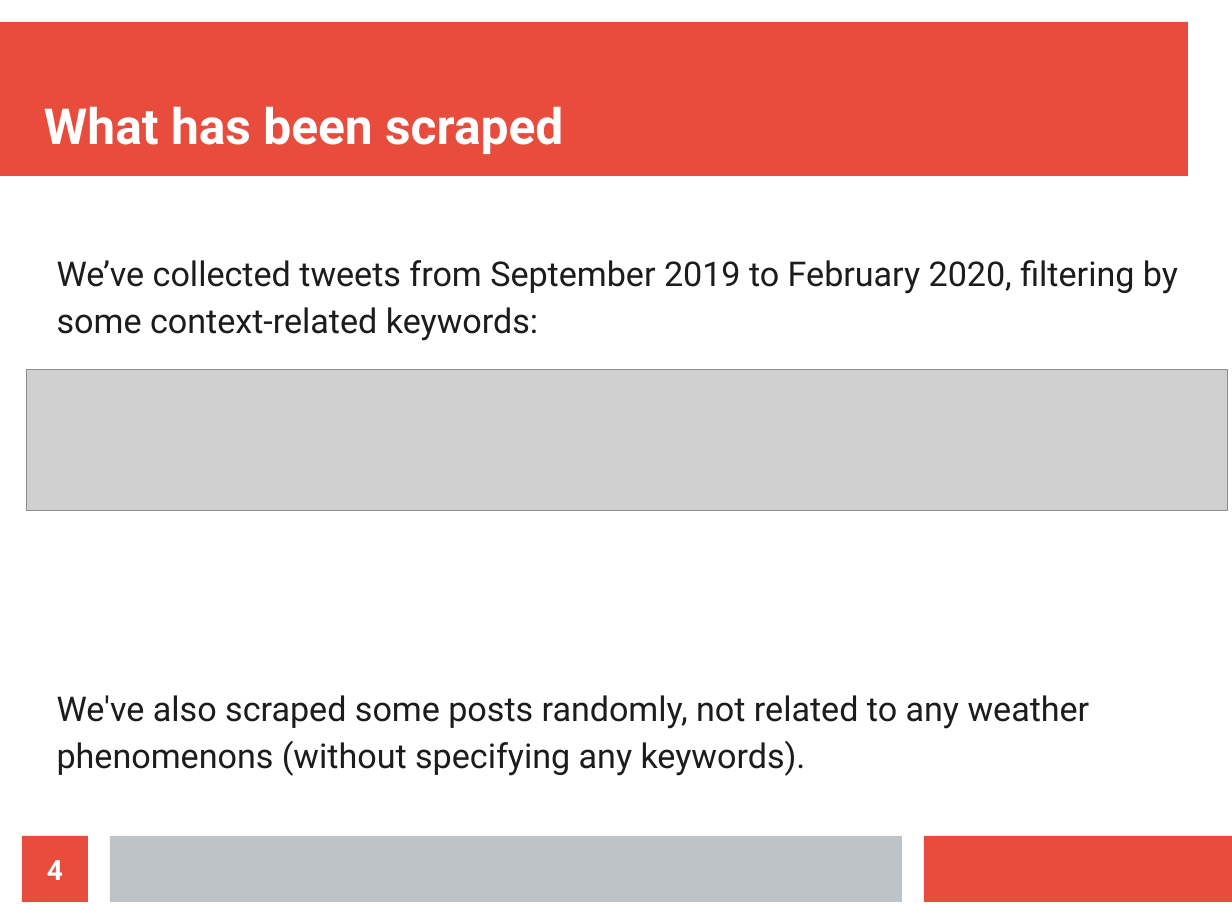
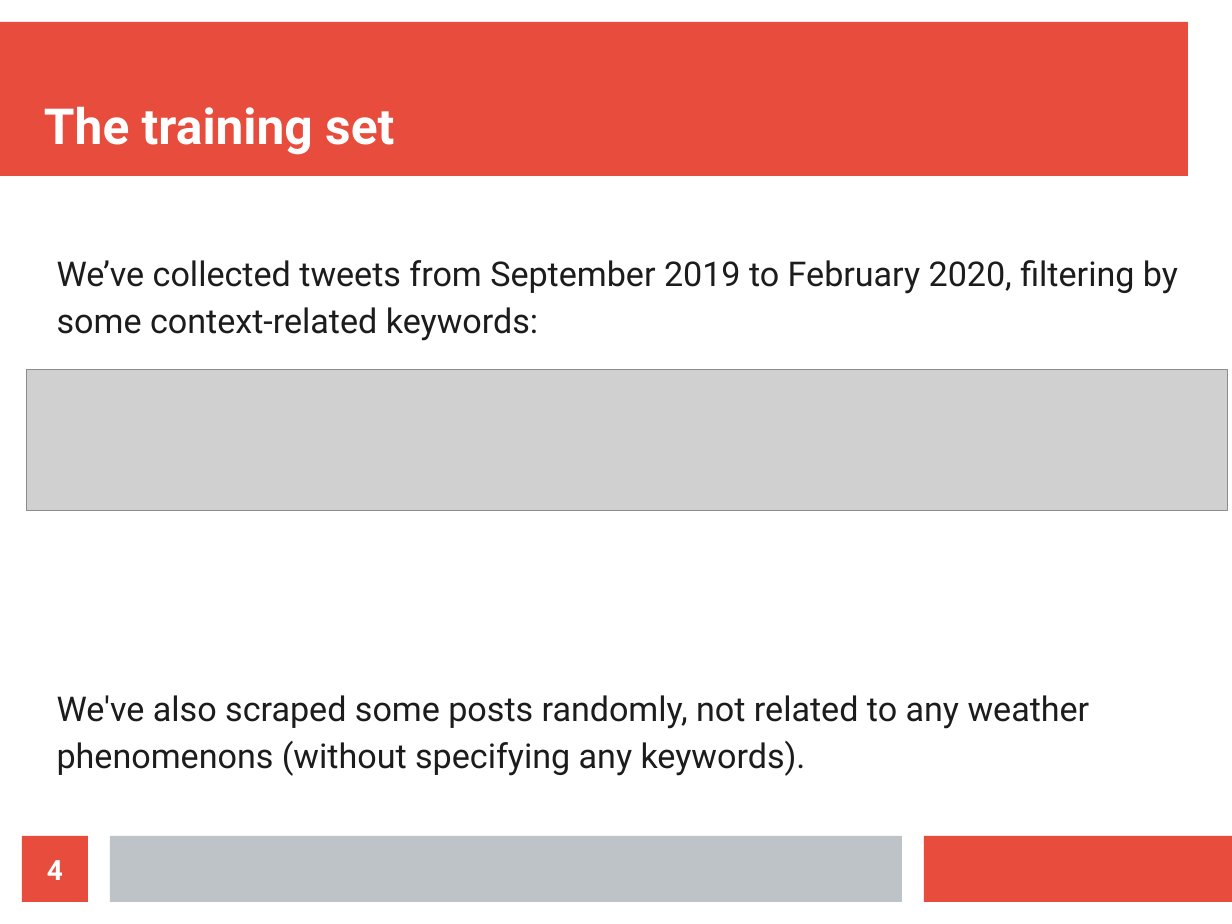
Before and after one commit to MarcoParola/STAD, a slide deck: slide 4 of doc/presentation.odp. Drawn at 1232x924 pixels with LibreOffice and Linux fonts; fonts in the diff are those of the drawing; grey boxes stand for pictures. Boxes give left, top, right and bottom in pixels: in the first picture for what was removed or moved away, otherwise in the second. Text is boxed around its words. In the diff, an @@ line names an element or a change of style, - is before the commit and + after.

```diff
--- a/doc/presentation.odp
+++ b/doc/presentation.odp
@@ title at (44,106,394,155): text changed @@
-What has been scraped
+The training set
```
Also in this commit, not shown: 1 other slide changed, 13 slides added, 4 slides removed.
